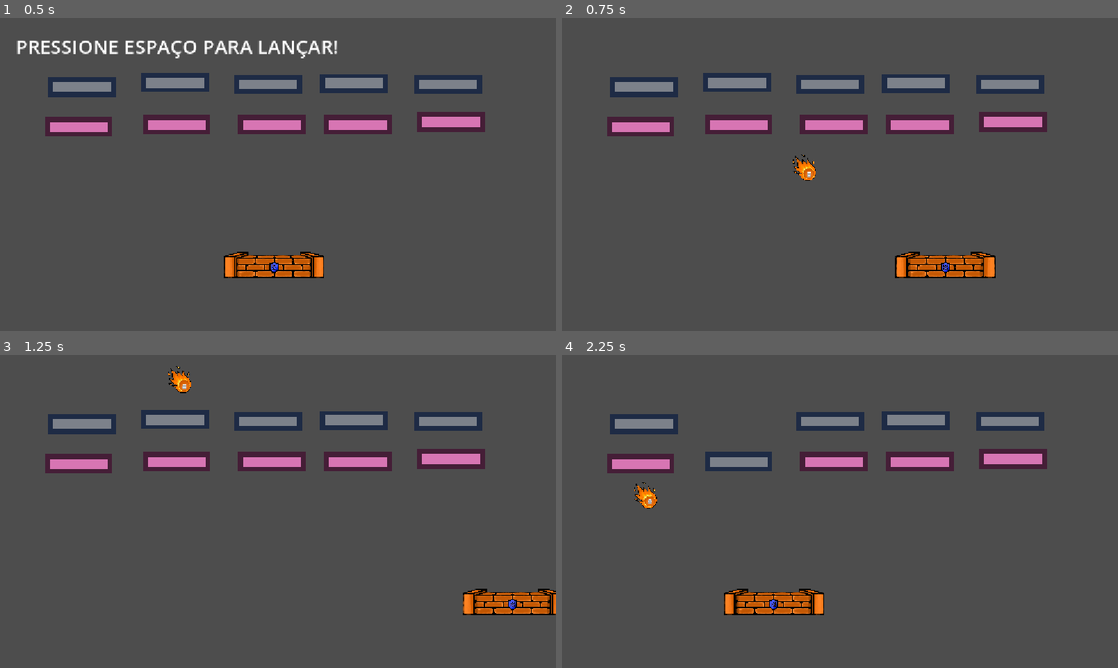
Above: before the commit, frames 1-4 (two rows, left to right).
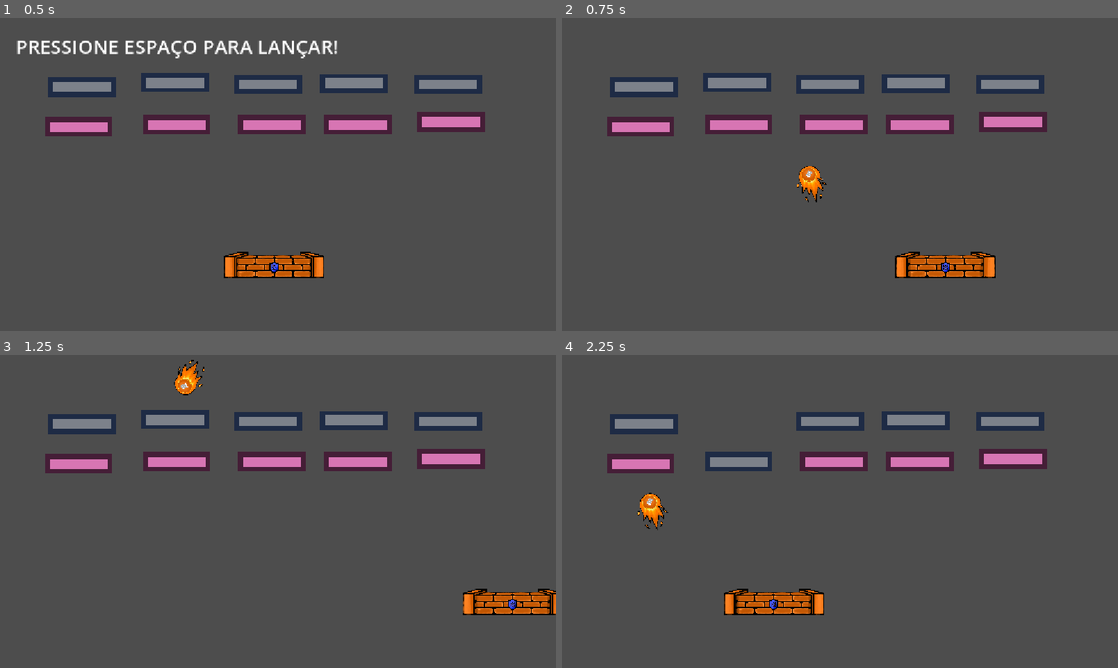
Above: after the commit, the same moments.

Repository: felipem7k/kernel-panic
Game: Godot game, scene res://scenes/jogo.tscn
Two runs of this game, one before a commit and one after it. Both use one fixed random seed, a clock stepped at 60 frames per second and the inputs below.
Inputs:
- Up to frame 1 (0.5 s): no input
- Up to frame 2 (0.75 s): tap Space (atirar) at 0.5 s; hold Right (direita) from 0.53 s (still down); hold Space (atirar) from 0.53 s (still down)
- Up to frame 3 (1.25 s): keep holding Right (direita); keep holding Space (atirar)
- Up to frame 4 (2.25 s): release Right (direita) at 1.28 s; release Space (atirar) at 1.28 s; hold Left (esquerda) 1.28-2.03 s; tap Space (atirar) at 1.35 s; hold Right (direita) from 2.03 s (still down); hold Space (atirar) from 2.03 s (still down)

Frame 1 is identical in both runs. In frame 2, 0.4% of the frame differs, in the area x 41-48%, y 43-59%; in frame 3, 0.3%; in frame 4, 0.4%.

Commit message:
feat(bullet): rotate after hit the wall

Diff:
--- a/prefab/bullet.tscn
+++ b/prefab/bullet.tscn
@@ -6,14 +6,16 @@
 [sub_resource type="CircleShape2D" id="CircleShape2D_g4v7s"]
 radius = 2.9410903
 
-[node name="Bullet" type="Sprite2D" unique_id=82425991]
+[node name="Bullet" type="Node2D" unique_id=82425991]
 texture_filter = 1
 position = Vector2(-213, -214)
 scale = Vector2(0.9105571, 0.91659594)
+script = ExtResource("2_l5glv")
+
+[node name="Imagem" type="Sprite2D" parent="."]
 texture = ExtResource("1_y25gk")
 centered = false
 offset = Vector2(-236, -287.595)
-script = ExtResource("2_l5glv")
 
 [node name="Area2D" type="Area2D" parent="." unique_id=364905920 groups=["bullet"]]
 position = Vector2(-1.0982361, 4.3639374)
--- a/scenes/jogo.tscn
+++ b/scenes/jogo.tscn
@@ -4,6 +4,7 @@
 [ext_resource type="PackedScene" uid="uid://qpy6eqs7q52" path="res://prefab/player.tscn" id="2_1b3iq"]
 [ext_resource type="PackedScene" uid="uid://bbr4ehwucb4mn" path="res://prefab/bullet.tscn" id="3_k05ng"]
 [ext_resource type="PackedScene" uid="uid://1yp85s6ut0ws" path="res://prefab/brick_forte.tscn" id="4_k05ng"]
+[ext_resource type="Texture2D" uid="uid://ba8iced5c8x5y" path="res://assets/bullet.png" id="5_0c0ry"]
 
 [sub_resource type="LabelSettings" id="LabelSettings_g4v7s"]
 font_size = 40
@@ -49,8 +50,11 @@
 margin = 90
 
 [node name="Bullet" parent="." unique_id=82425991 instance=ExtResource("3_k05ng")]
-position = Vector2(568, 518)
-scale = Vector2(0.14303616, 0.14303616)
+position = Vector2(568.99994, 516)
+scale = Vector2(0.18403672, 0.18403672)
+texture = ExtResource("5_0c0ry")
+centered = false
+offset = Vector2(-236, -287.595)
 
 [node name="Control" type="Control" parent="." unique_id=1597006552]
 layout_mode = 3
--- a/scripts/bullet.gd
+++ b/scripts/bullet.gd
@@ -1,4 +1,4 @@
-extends Sprite2D
+extends Node2D
 
 var velocidade = Vector2(200, -350)
 var rebote = 700
@@ -9,6 +9,9 @@
 
 @onready var player = $"../Player"
 @onready var texto = $"../Control/Label"
+@onready var imagem: Sprite2D = $Imagem
+
+@export_range(-180.0, 180.0, 1.0) var angulo_original_imagem: float = 45.0
 
 func lancar(posicao: Vector2) -> void:
 	position = posicao + Vector2(0, -DISTACIA_DO_PLAYER)
@@ -19,6 +22,7 @@
 	var ir_esqueda = randi() % 2 == 0
 	var vx = -rebote * 0.4 if ir_esqueda else rebote *0.4
 	velocidade = Vector2(vx, -rebote).normalized() * rebote
+	atualizar_rotacao_imagem()
 
 # Called when the node enters the scene tree for the first time.
 func _ready() -> void:
@@ -31,9 +35,14 @@
 		position += velocidade * delta
 
 		rebate_na_tela()
+		atualizar_rotacao_imagem()
 		saiu_da_tela()
 	elif Input.is_action_pressed("atirar"):
 		lancar(player.position)
+
+func atualizar_rotacao_imagem() -> void:
+	if not velocidade.is_zero_approx():
+		imagem.rotation = velocidade.angle() - deg_to_rad(angulo_original_imagem)
 
 func saiu_da_tela():
 	if position.y > get_viewport_rect().size.y:
@@ -61,11 +70,10 @@
 	velocidade.x = clamp(velocidade.x*1.02, velocidade.x-300, velocidade.x+300)
 
 func _on_area_2d_area_entered(area: Area2D) -> void:
-	if(area.is_in_group("player")):
+	if area.is_in_group("player"):
 		velocidade.y = -abs(velocidade.y)
 		if velocidade.y == 0.0:
 			velocidade.y = -rebote
-
 		aumentar_gradualmente_a_velocidade()
 	if(area.is_in_group("enemies")):
 		var centro_obj = area.global_position
@@ -82,3 +90,5 @@
 			obj.queue_free()
 
 		aumentar_gradualmente_a_velocidade()
+
+	atualizar_rotacao_imagem()
